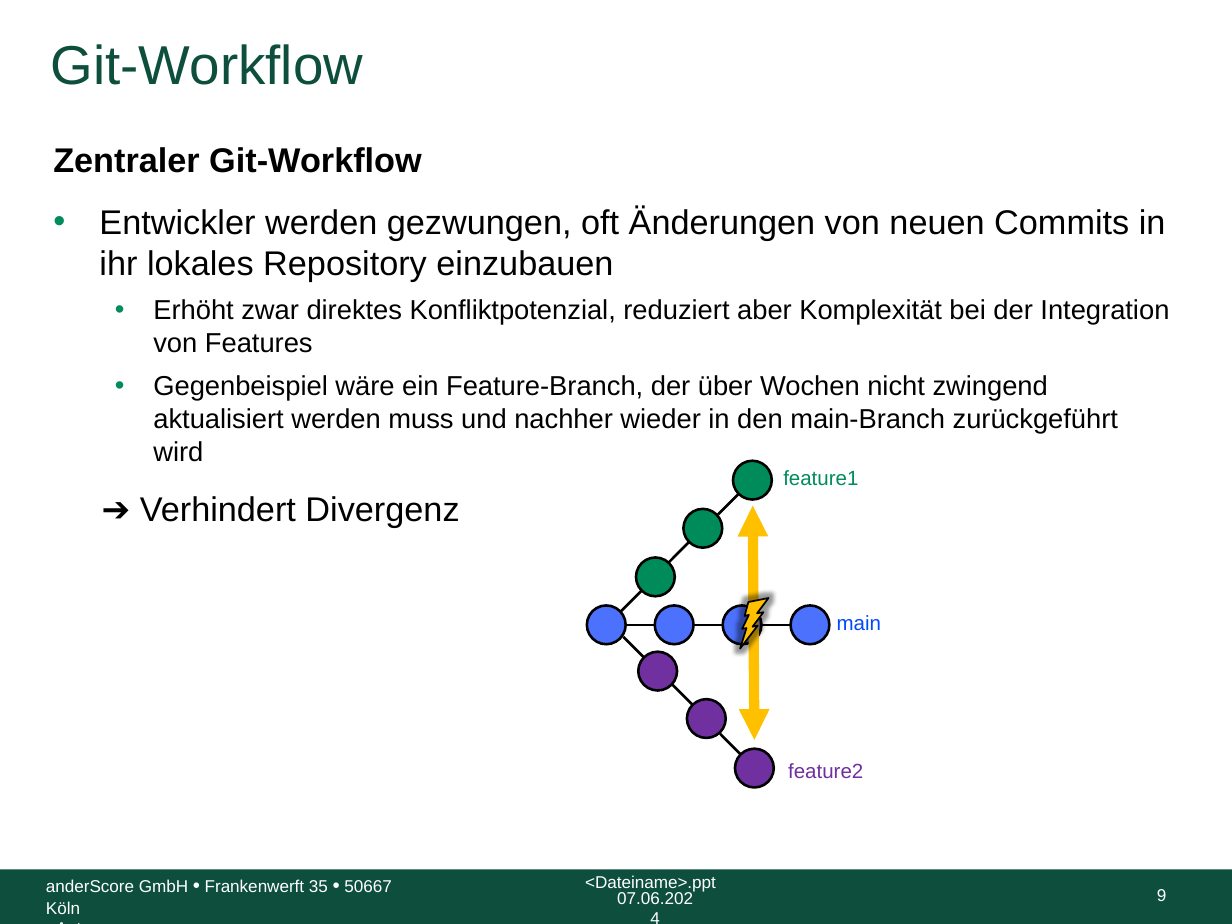
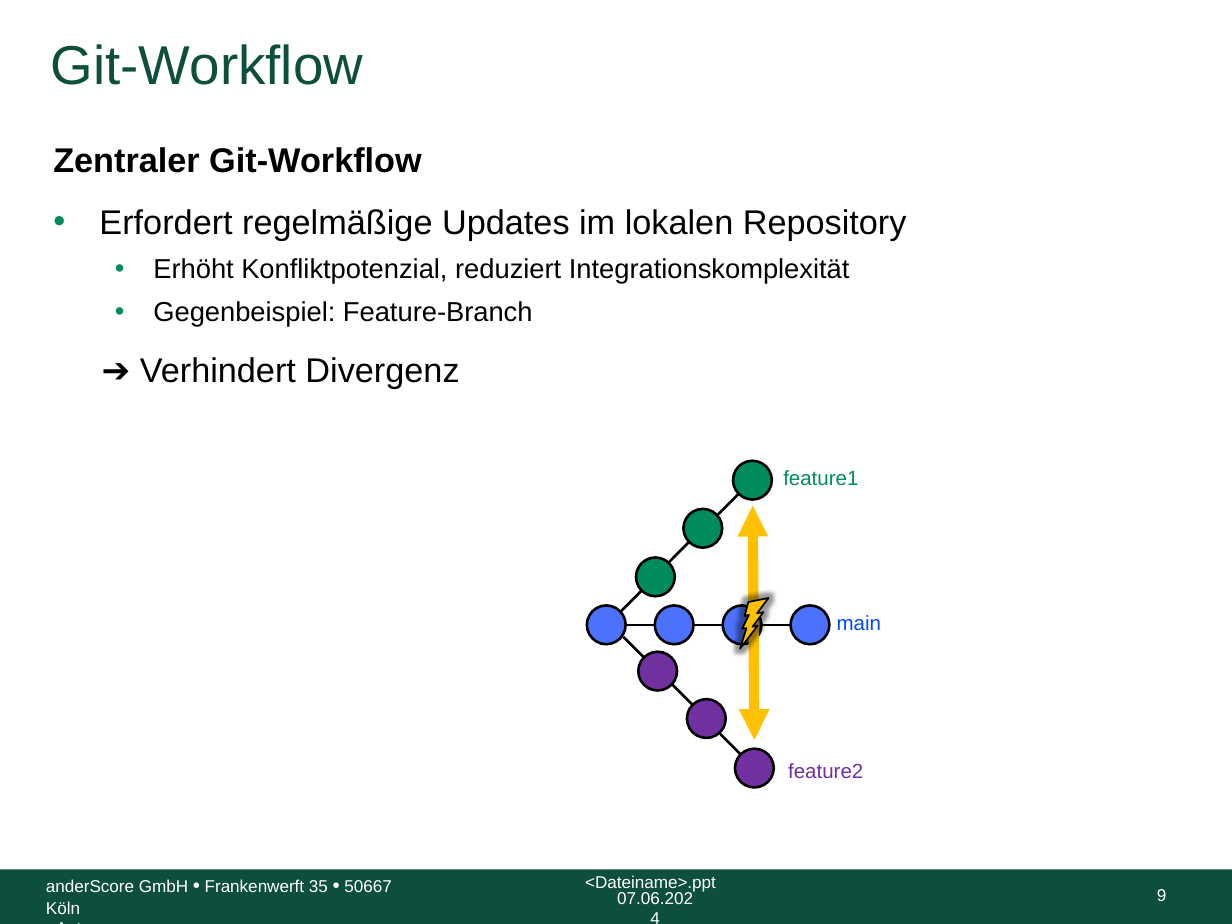
Before and after one commit to anderscore-gmbh/gitlab, a slide deck: slide 9 of slides/Tag-1_6-Git-Workflow-im-Team_Light.pptx. Drawn at 1232x924 pixels with LibreOffice and Linux fonts; fonts in the diff are those of the drawing; background and template pictures are left out. Boxes give left, top, right and bottom in pixels: in the first picture for what was removed or moved away, otherwise in the second. Text is boxed around its words. In the diff, an @@ line names an element or a change of style, - is before the commit and + after.

```diff
--- a/slides/Tag-1_6-Git-Workflow-im-Team_Light.pptx
+++ b/slides/Tag-1_6-Git-Workflow-im-Team_Light.pptx
@@ text at [99,209,907,327]: text changed @@
-• Entwickler werden gezwungen, oft Änderungen von neuen Commits in ihr lokales Repository einzubauen
-  • Erhöht zwar direktes Konfliktpotenzial, reduziert aber Komplexität bei der Integration von Features
-  • Gegenbeispiel wäre ein Feature-Branch, der über Wochen nicht zwingend aktualisiert werden muss und nachher wieder in den main-Branch zurückgeführt wird
+• Erfordert regelmäßige Updates im lokalen Repository
+  • Erhöht Konfliktpotenzial, reduziert Integrationskomplexität
+  • Gegenbeispiel: Feature-Branch
```
Also in this commit, not shown: 7 other slides changed.
